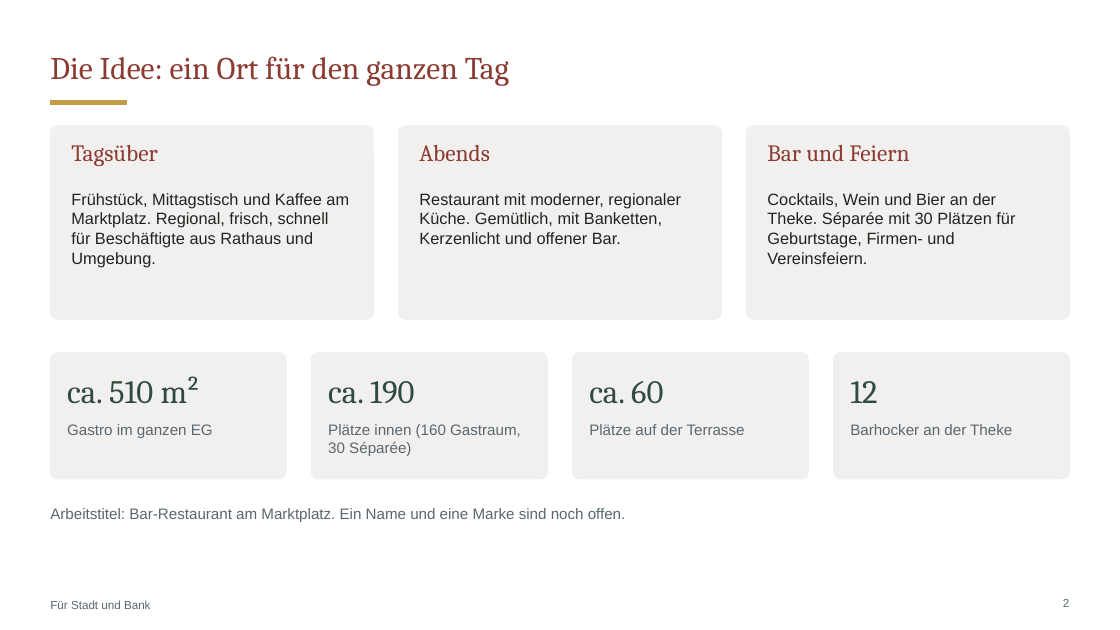
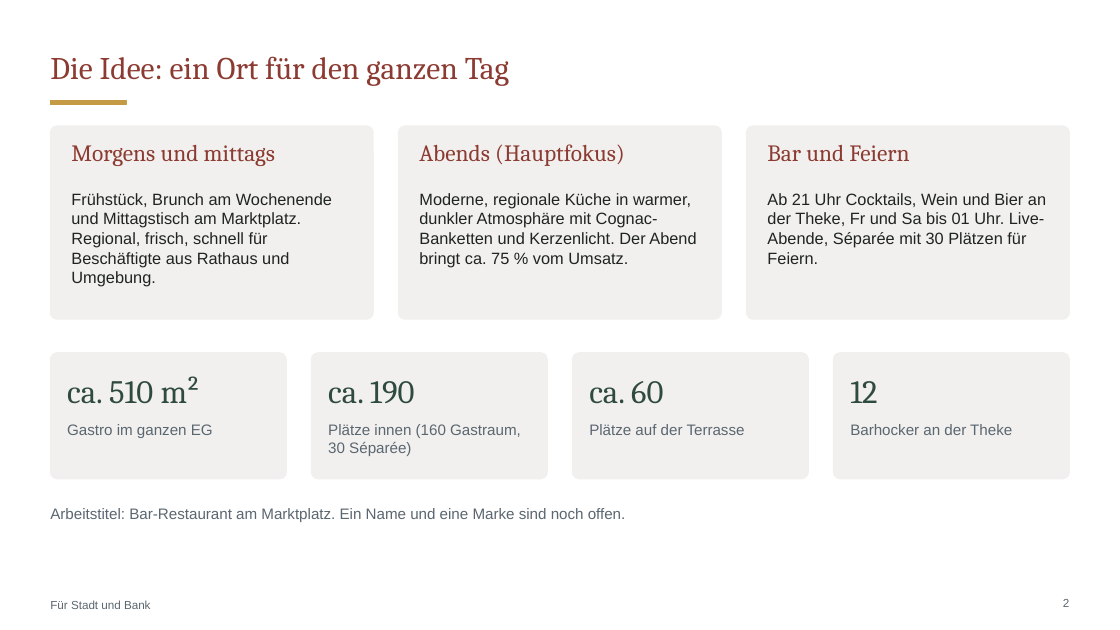
Before and after one commit to CartoonUsername/bau-projekt, a slide deck: slide 2 of praesentation/Neue-Mitte-Werlte_Baufeld3_Gastro-Konzept.pptx. Drawn at 1120x630 pixels with LibreOffice and Linux fonts; fonts in the diff are those of the drawing. Boxes give left, top, right and bottom in pixels: in the first picture for what was removed or moved away, otherwise in the second. Text is boxed around its words. In the diff, an @@ line names an element or a change of style, - is before the commit and + after.

```diff
--- a/praesentation/Neue-Mitte-Werlte_Baufeld3_Gastro-Konzept.pptx
+++ b/praesentation/Neue-Mitte-Werlte_Baufeld3_Gastro-Konzept.pptx
@@ text at (71, 145, 276, 166): text changed @@
-Tagsüber
+Morgens und mittags
@@ text at (419, 144, 625, 166): text changed @@
-Abends
+Abends (Hauptfokus)
@@ text at (71, 193, 332, 287): text changed @@
-Frühstück, Mittagstisch und Kaffee am Marktplatz. Regional, frisch, schnell für Beschäftigte aus Rathaus und Umgebung.
+Frühstück, Brunch am Wochenende und Mittagstisch am Marktplatz. Regional, frisch, schnell für Beschäftigte aus Rathaus und Umgebung.
@@ text at (419, 193, 696, 267): text changed @@
-Restaurant mit moderner, regionaler Küche. Gemütlich, mit Banketten, Kerzenlicht und offener Bar.
+Moderne, regionale Küche in warmer, dunkler Atmosphäre mit Cognac-Banketten und Kerzenlicht. Der Abend bringt ca. 75 % vom Umsatz.
@@ text at (767, 193, 1046, 264): text changed @@
-Cocktails, Wein und Bier an der Theke. Séparée mit 30 Plätzen für Geburtstage, Firmen- und Vereinsfeiern.
+Ab 21 Uhr Cocktails, Wein und Bier an der Theke, Fr und Sa bis 01 Uhr. Live-Abende, Séparée mit 30 Plätzen für Feiern.
```
Also in this commit, not shown: 5 other slides changed, 1 slide added, 13 other files.
